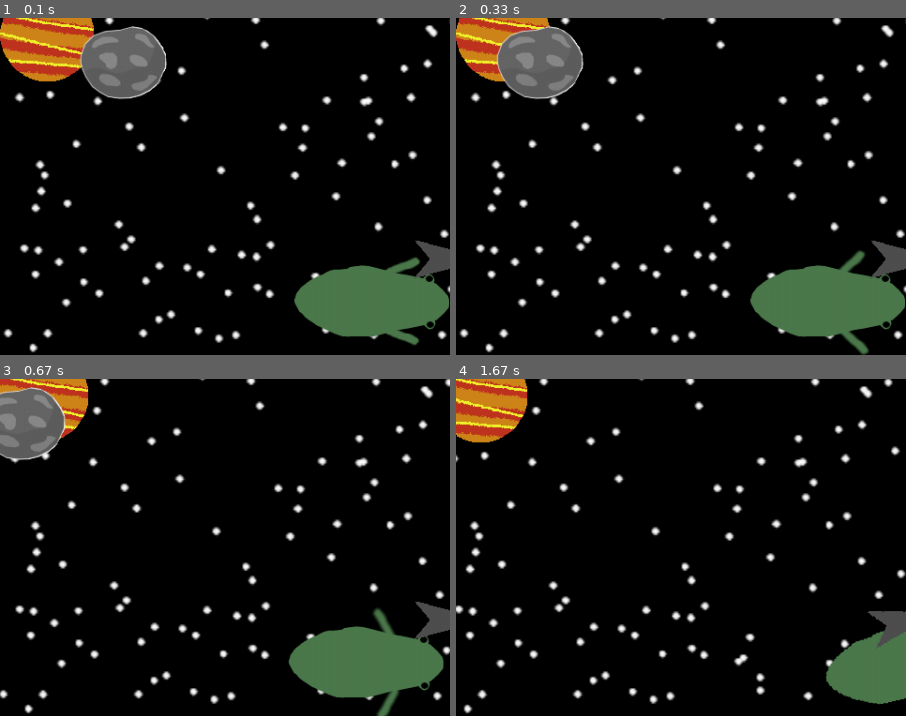
Above: before the commit, frames 1-4 (two rows, left to right).
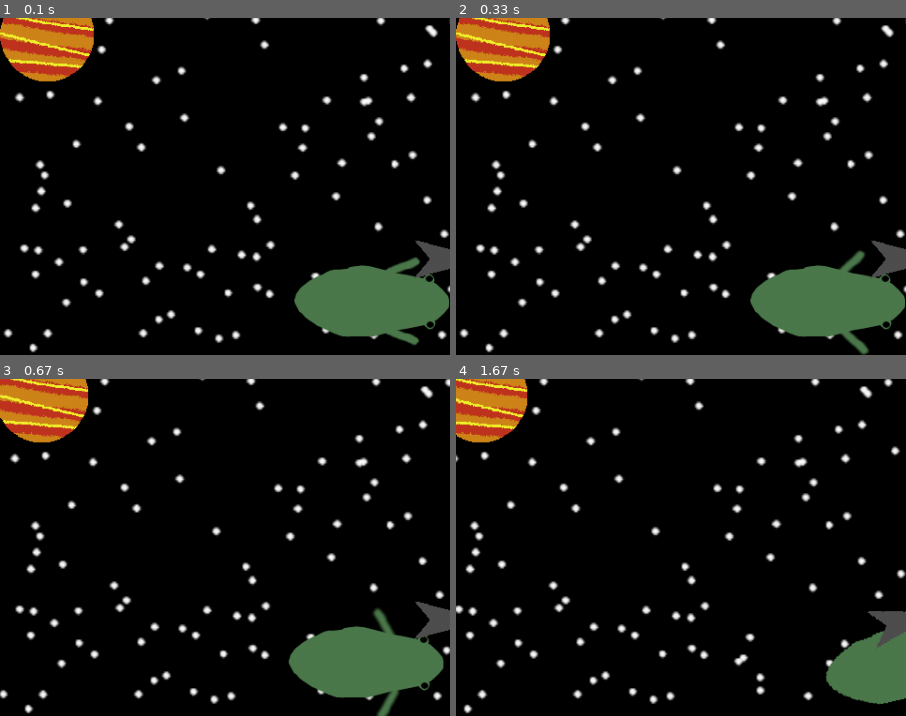
Above: after the commit, the same moments.

Repository: Jacob-OTW/Explorer-in-PyGame
Game: pygame game, started from main.py
The game is run twice, just before and just after one commit, with the same random seed, the same clock (stepped at 60 frames per second) and the same inputs.
Inputs (mouse positions are % of the whole screen's width and height, from its top left):
- Up to frame 1 (0.1 s): no input
- Up to frame 2 (0.33 s): no input
- Up to frame 3 (0.67 s): tap Space at 0.33 s
- Up to frame 4 (1.67 s): click (82, 47) at 0.72 s; tap A at 1 s; right-click (19, 35) at 1.38 s
The pictures show only the part of the screen within x 0-50%, y 14-64%; the shares and areas given below are measured in that part.

The runs differ from the first frame. In frame 1, 3.3% of the frame differs, in the area x 17-38%, y 2-25%; in frame 2, 3.3%, in the area x 8-29%, y 2-25%; in frame 3, 2.6%; in frame 4, nothing differs.

Commit message:
Made loop function part of stage class, all sprites with a start tuple can use it to loop the map just call "stage.loop(self)" after updating the start value, currently used by the planets and asteroids

Diff:
--- a/creature_obj.py
+++ b/creature_obj.py
@@ -21,6 +21,7 @@
     def update(self):
         self.cycle_animation()
         self.start += self.force
+        stage.loop(self)
         self.force *= 98 / 100
         self.image = pygame.transform.rotate(pygame.image.load(f'Assets/Creature/{round(self.animation_index)}.png'),
                                              self.angle - 90)
--- a/planet_obj.py
+++ b/planet_obj.py
@@ -61,7 +61,7 @@
             if play.Current_Planet == self:
                 if self.loot not in play.inventory:
                     play.inventory.append(self.loot)
-        self.loop()
+        stage.loop(self)
 
         self.image = pygame.transform.scale(self.stored, (self.size, self.size))
         self.mask = pygame.mask.from_surface(self.image)
@@ -74,16 +74,6 @@
             if play.Current_Planet != self:
                 play.Current_Planet = self
 
-    def loop(self):
-        if self.start[0] > stage.World_Size_X / 2:
-            self.start = ((stage.World_Size_X / 2) * -1, self.start[1])
-        elif self.start[0] < (stage.World_Size_X / 2 * -1):
-            self.start = (stage.World_Size_X / 2, self.start[1])
-        elif self.start[1] > stage.World_Size_Y / 2:
-            self.start = (self.start[1], (stage.World_Size_Y / 2) * -1)
-        elif self.start[1] < (stage.World_Size_Y / 2) * -1:
-            self.start = (self.start[1], stage.World_Size_Y / 2)
-
 
 planet_group = pygame.sprite.Group()
 planet_group.add(Planet(0, 70, status=['Static']))
@@ -92,4 +82,4 @@
            selling={'Wood': 3, 'Item': 10, 'Dead Skin': 15}, status=['Moving', 'Shop']))
 planet_group.add(Planet(0, -260, xf=8, yf=-3, mass=0.003, orbit_speed=4, size=50, costume_num='4', loot='Item',
                         status=['Moving', 'Loot']))
-planet_group.add(Planet(100, 100, xf=random.randint(-5, 5), yf=random.randint(-5, 5), costume_num='asteroid', loot='Item_A', status=['Asteroid', 'Loot']))
+planet_group.add(Planet(100, 100, xf=50, yf=-50, costume_num='asteroid', loot='Item_A', status=['Asteroid', 'Loot']))
--- a/settings.py
+++ b/settings.py
@@ -22,3 +22,14 @@
     def change_scroll(cls, tup):
         cls.XScroll += tup[0]
         cls.YScroll += tup[1]
+
+    @classmethod
+    def loop(cls, self):
+        if self.start[0] > stage.World_Size_X / 2:
+            self.start = ((stage.World_Size_X / 2) * -1, self.start[1])
+        elif self.start[0] < (stage.World_Size_X / 2 * -1):
+            self.start = (stage.World_Size_X / 2, self.start[1])
+        elif self.start[1] > stage.World_Size_Y / 2:
+            self.start = (self.start[0], (stage.World_Size_Y / 2) * -1)
+        elif self.start[1] < (stage.World_Size_Y / 2) * -1:
+            self.start = (self.start[0], stage.World_Size_Y / 2)
